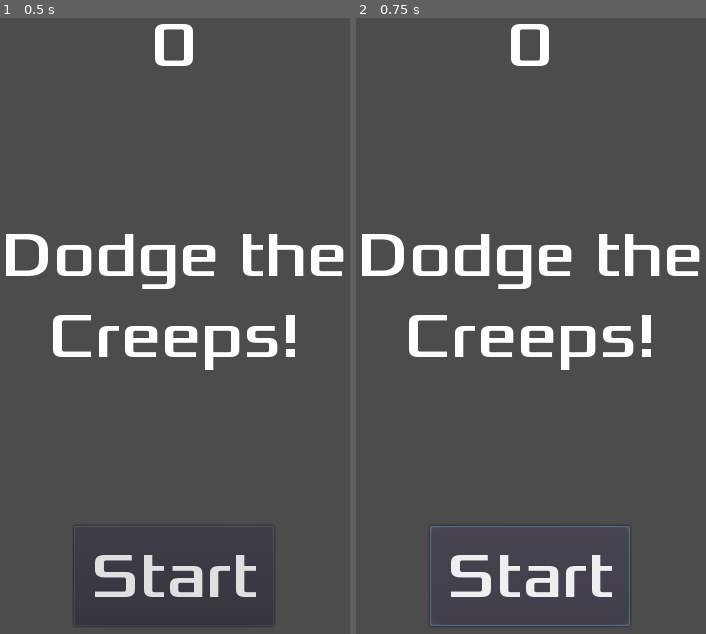
Above: before the commit, frames 1-2 (left to right).
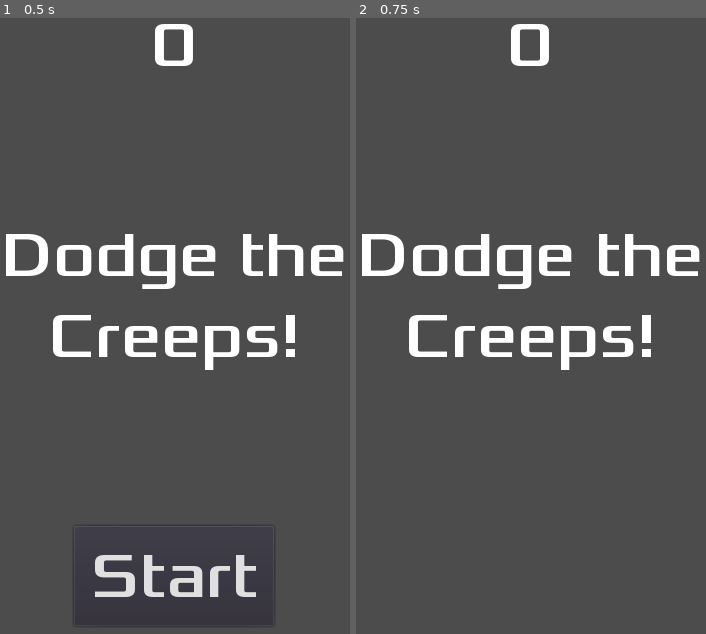
Above: after the commit, the same moments.

Repository: dsxragnarok/dodge
Game: Godot game, scene res://HUD.tscn
Same seed, same stepped clock (60 frames per second), same inputs: the game is played once before the commit and once after it. This scene is started directly instead of the project's main scene.
Inputs:
- Up to frame 1 (0.5 s): no input
- Up to frame 2 (0.75 s): click "Start" at 0.5 s

Frame 1 is identical in both runs. In frame 2, 1.6% of the frame differs, in the area x 21-79%, y 82-99%.

Commit message:
create the scripts for HUD and connect MessageTimer and Start Button signals

Diff:
--- /dev/null
+++ b/HUD.gd
@@ -0,0 +1,28 @@
+extends CanvasLayer
+
+signal start_game
+
+func show_message(text):
+	$MessageLabel.text = text
+	$MessageLabel.show()
+	$MessageLabel.start()
+
+func show_game_over():
+	show_message("Game Over")
+	yield($MessageTimer, "timeout")
+	$StartButton.show()
+	$MessageLabel.text = "Dodge the\nCreeps!"
+	$MessageLabel.show()
+
+func update_score(score):
+	$ScoreLabel.text = str(score)
+
+
+
+func _on_MessageTimer_timeout():
+	$MessageLabel.hide()
+
+
+func _on_StartButton_pressed():
+	$StartButton.hide()
+	emit_signal("start_game")
--- a/HUD.tscn
+++ b/HUD.tscn
@@ -1,20 +1,21 @@
-[gd_scene load_steps=5 format=2]
+[gd_scene load_steps=6 format=2]
 
-[ext_resource path="res://fonts/Xolonium-Regular.ttf" type="DynamicFontData" id=1]
+[ext_resource path="res://HUD.gd" type="Script" id=1]
+[ext_resource path="res://fonts/Xolonium-Regular.ttf" type="DynamicFontData" id=2]
 
 [sub_resource type="DynamicFont" id=1]
 
 size = 64
 use_mipmaps = false
 use_filter = false
-font_data = ExtResource( 1 )
+font_data = ExtResource( 2 )
 
 [sub_resource type="DynamicFont" id=2]
 
 size = 64
 use_mipmaps = false
 use_filter = false
-font_data = ExtResource( 1 )
+font_data = ExtResource( 2 )
 _sections_unfolded = [ "Font", "Settings" ]
 
 [sub_resource type="DynamicFont" id=3]
@@ -32,6 +33,7 @@
 rotation = 0.0
 scale = Vector2( 1, 1 )
 transform = Transform2D( 1, 0, 0, 1, 0, 0 )
+script = ExtResource( 1 )
 
 [node name="ScoreLabel" type="Label" parent="." index="0"]
 
@@ -111,6 +113,10 @@
 [node name="MessageTimer" type="Timer" parent="." index="3"]
 
 process_mode = 1
-wait_time = 1.0
-one_shot = false
+wait_time = 2.0
+one_shot = true
 autostart = false
+
+[connection signal="pressed" from="StartButton" to="." method="_on_StartButton_pressed"]
+
+[connection signal="timeout" from="MessageTimer" to="." method="_on_MessageTimer_timeout"]
Not shown: 1 places in HUD.tscn that only renumber resources
